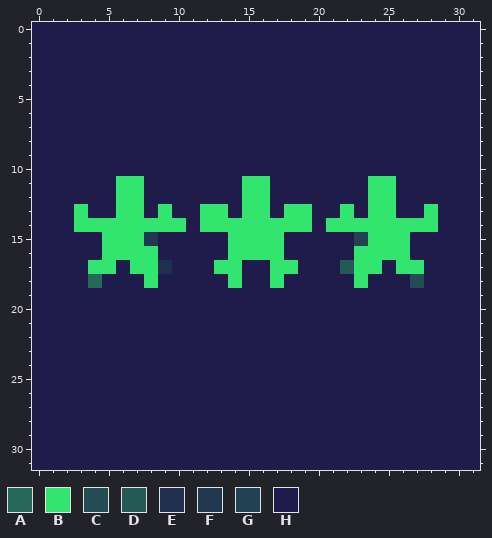
File history of a pixel-art sprite, icons/logo32x32.png. Above is the file before it was changed.
The file is 32x32 pixels. Colours within 5 levels of each other are drawn and written as one.
Palette (. is transparent): A #266958  B #32e56f  C #244c54  D #255955  E #202f4e  F #223750  G #224152  H #1f1c4b
After the commit:
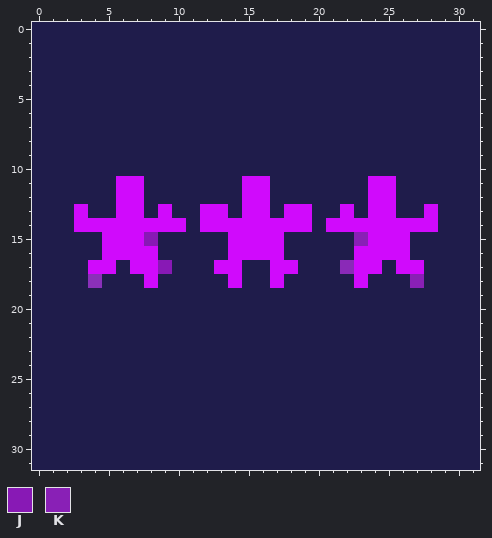
Colours new in this view: J #8819b5  K #8920b6
Changes in this commit:
colour A: #266958 -> #8a30b9
colour B: #32e56f -> #d00afc
colour D: #255955 -> #8a2ab7
y 15: x 8 F -> J; x 23 G -> K
y 17: x 9 E -> J
y 18: x 27 C -> K
